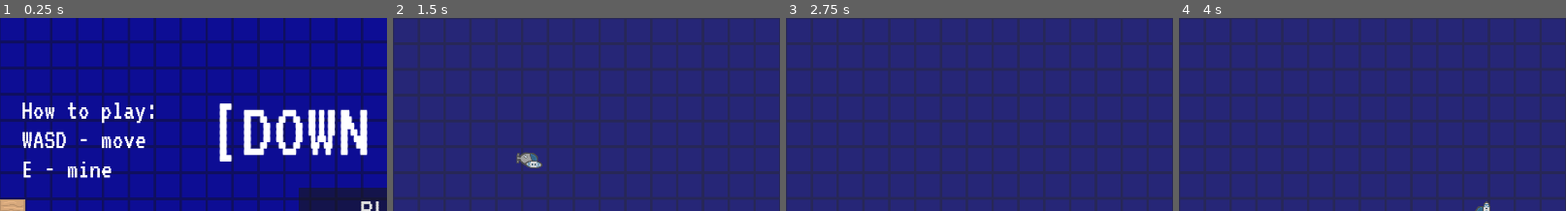
Above: before the commit, frames 1-4 (left to right).
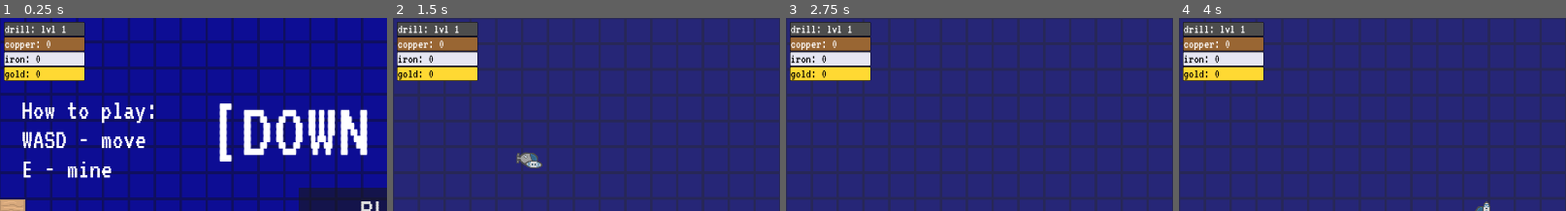
Above: after the commit, the same moments.

Repository: bustedninjastudios/downunder
Game: Godot game, scene res://scenes/MainMenu.tscn
The game is run twice, just before and just after one commit, with the same random seed, the same clock (stepped at 60 frames per second) and the same inputs.
Inputs (mouse positions are % of the whole screen's width and height, from its top left):
- Up to frame 1 (0.25 s): no input
- Up to frame 2 (1.5 s): click "PLAY" at 0.5 s; tap Enter at 1.25 s; move the mouse to (72, 45) at 1.27 s; hold D from 1.28 s (still down); tap E (use_item) at 1.35 s; click (72, 45) at 1.42 s
- Up to frame 3 (2.75 s): move the mouse to (30, 55) at 2.02 s; release D at 2.03 s; hold S from 2.03 s (still down); tap E (use_item) at 2.1 s
- Up to frame 4 (4 s): move the mouse to (60, 28) at 2.77 s; release S at 2.78 s; hold D 2.78-3.53 s; tap E (use_item) at 2.85, 3.6 s; move the mouse to (45, 70) at 3.52 s; hold W from 3.53 s (still down); click (45, 70) at 3.67 s
The pictures show only the part of the screen within x 0-50%, y 0-50%; the shares and areas given below are measured in that part.

The runs differ from the first frame. In frame 1, 6.4% of the frame differs, in the area x 1-23%, y 2-33%; in frame 2, 6.4%; in frame 3, 6.4%; in frame 4, 6.4%.

Commit message:
Kelp, UI

Diff:
--- a/project.godot
+++ b/project.godot
@@ -18,6 +18,7 @@
 [autoload]
 
 PlayerState="*res://scripts/player_state.gd"
+InventoryUI="*res://scripts/inventory_ui.gd"
 
 [display]
 
--- /dev/null
+++ b/scripts/inventory_ui.gd
@@ -0,0 +1,86 @@
+extends CanvasLayer
+
+var panel: Panel
+var vbox: VBoxContainer
+var item_labels: Dictionary = {}
+var drill_level_label: Label
+
+func _ready() -> void:
+	_create_ui()
+
+func _create_ui() -> void:
+	var font = load("res://fonts/VT323-Regular.ttf")
+
+	panel = Panel.new()
+	panel.set_anchors_preset(Control.PRESET_TOP_LEFT)
+	panel.position = Vector2(10, 10)
+	panel.size = Vector2(200, 140)
+	add_child(panel)
+
+	vbox = VBoxContainer.new()
+	vbox.set_anchors_preset(Control.PRESET_FULL_RECT)
+	vbox.add_theme_constant_override("separation", 2)
+	panel.add_child(vbox)
+
+	drill_level_label = Label.new()
+	drill_level_label.text = "drill: lvl 1"
+	if font:
+		drill_level_label.add_theme_font_override("font", font)
+	drill_level_label.add_theme_font_size_override("font_size", 32)
+	var drill_style = StyleBoxFlat.new()
+	drill_style.bg_color = Color(0.3, 0.3, 0.3)
+	drill_style.set_corner_radius_all(2)
+	drill_style.set_border_width_all(1)
+	drill_style.border_color = Color.BLACK
+	drill_level_label.add_theme_stylebox_override("normal", drill_style)
+	drill_level_label.add_theme_color_override("font_color", Color.WHITE)
+	vbox.add_child(drill_level_label)
+
+	var items = [
+		{"name": "copper", "color": Color(0.6, 0.4, 0.2)},
+		{"name": "iron", "color": Color(0.9, 0.9, 0.95), "text_color": Color.BLACK},
+		{"name": "gold", "color": Color(1.0, 0.85, 0.2), "text_color": Color.BLACK},
+	]
+
+	for item in items:
+		var label = Label.new()
+		label.text = item["name"] + ": 0"
+		if font:
+			label.add_theme_font_override("font", font)
+		label.add_theme_font_size_override("font_size", 32)
+		var style = StyleBoxFlat.new()
+		style.bg_color = item["color"]
+		style.set_corner_radius_all(2)
+		style.set_border_width_all(1)
+		style.border_color = Color.BLACK
+		#style.content_padding_left = 8.0
+		#style.content_padding_right = 8.0
+		label.add_theme_stylebox_override("normal", style)
+		if item.has("text_color"):
+			label.add_theme_color_override("font_color", item["text_color"])
+		vbox.add_child(label)
+		item_labels[item["name"]] = label
+
+func _process(_delta: float) -> void:
+	_update_inventory()
+
+func _update_inventory() -> void:
+	var inventory = PlayerState.inventory
+
+	drill_level_label.text = "drill: lvl " + str(PlayerState.drill_power)
+
+	var soft_copper = inventory.get("soft_copper", 0)
+	var hard_copper = inventory.get("hard_copper", 0)
+	var copper = soft_copper + hard_copper
+
+	var soft_iron = inventory.get("soft_iron", 0)
+	var hard_iron = inventory.get("hard_iron", 0)
+	var iron = soft_iron + hard_iron
+
+	var soft_gold = inventory.get("soft_gold", 0)
+	var hard_gold = inventory.get("hard_gold", 0)
+	var gold = soft_gold + hard_gold
+
+	item_labels["copper"].text = "copper: " + str(copper)
+	item_labels["iron"].text = "iron: " + str(iron)
+	item_labels["gold"].text = "gold: " + str(gold)
--- a/scripts/player.gd
+++ b/scripts/player.gd
@@ -118,7 +118,7 @@
 					elif terrain_set == 1:
 						if terrain == 0:
 							ore_type = "soft_copper"
-							required_power = 2
+							required_power = 1
 						elif terrain == 1:
 							ore_type = "soft_iron"
 							required_power = 2
Not shown, added: scripts/inventory_ui.gd.uid
Binary file added: sprites/Kelp1.png
Not shown, added: sprites/Kelp1.png.import
Binary file added: sprites/Kelp2.png
Not shown, added: sprites/Kelp2.png.import
Binary file added: sprites/Kelp3.png
Not shown, added: sprites/Kelp3.png.import
